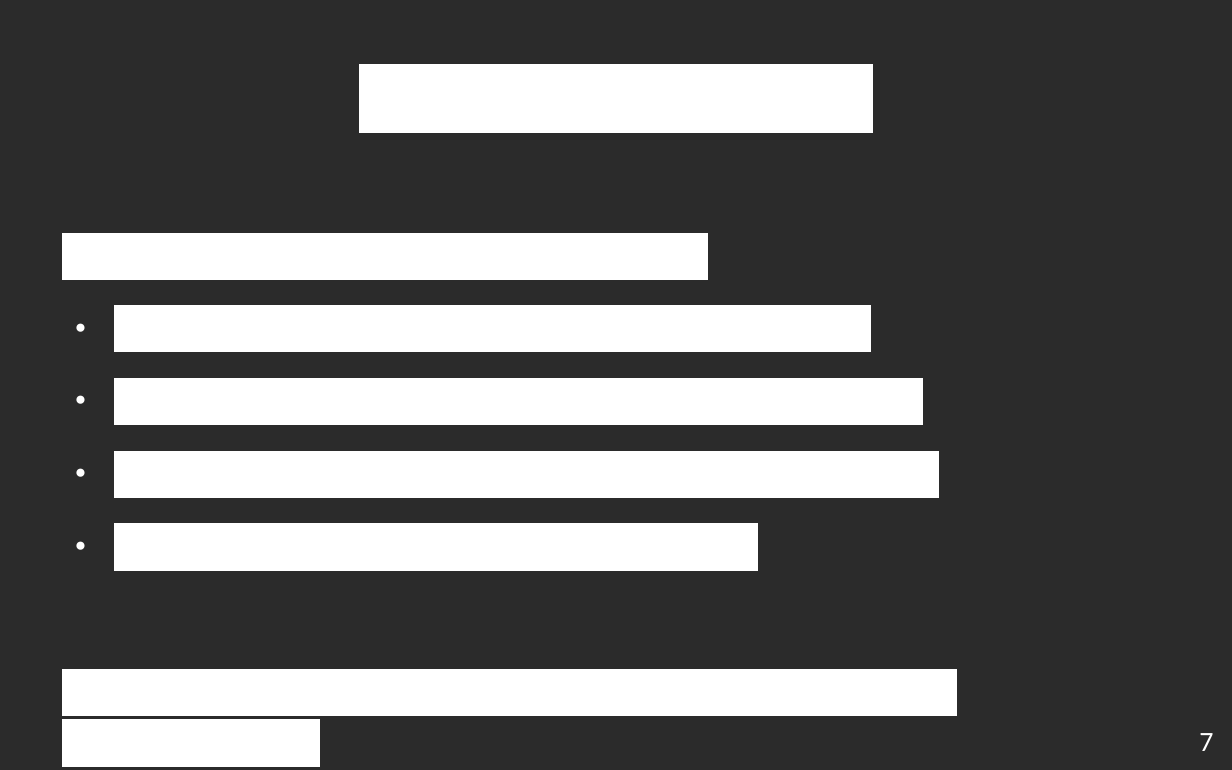
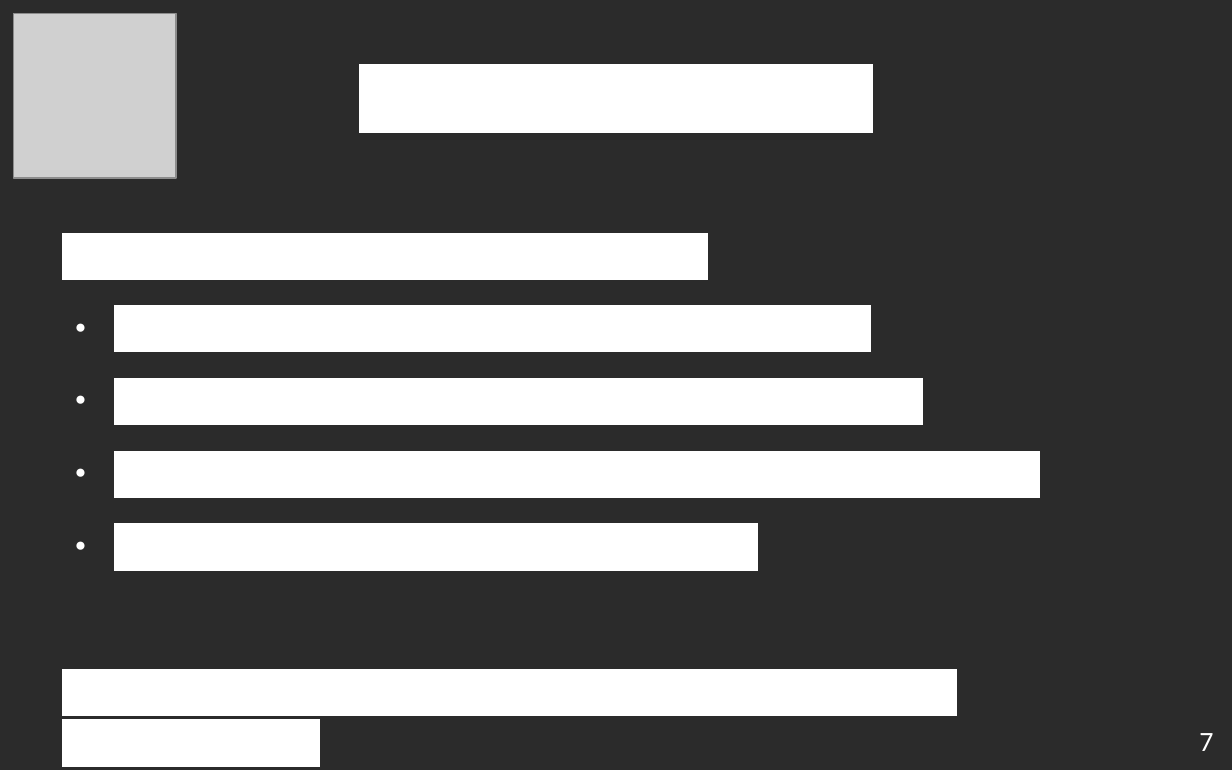
Before and after one commit to edri/EasyGoing, a slide deck: slide 8 of doc/other/presentation_finale/presentation_finale.odp. Drawn at 1232x770 pixels with LibreOffice and Linux fonts; fonts in the diff are those of the drawing; grey boxes stand for pictures; background and template pictures are left out; a plain dark background stands for a picture behind light text. Boxes give left, top, right and bottom in pixels: in the first picture for what was removed or moved away, otherwise in the second. Text is boxed around its words. In the diff, an @@ line names an element or a change of style, - is before the commit and + after.

```diff
--- a/doc/other/presentation_finale/presentation_finale.odp
+++ b/doc/other/presentation_finale/presentation_finale.odp
@@ picture added at [13,13,176,178] @@
@@ text at [114,451,1040,498]: text changed @@
-● Une vue du Dashboard est en lecture seule.
+● Une des vues du Dashboard est en lecture seule.
```
Also in this commit, not shown: 4 other slides changed, 1 other file.
